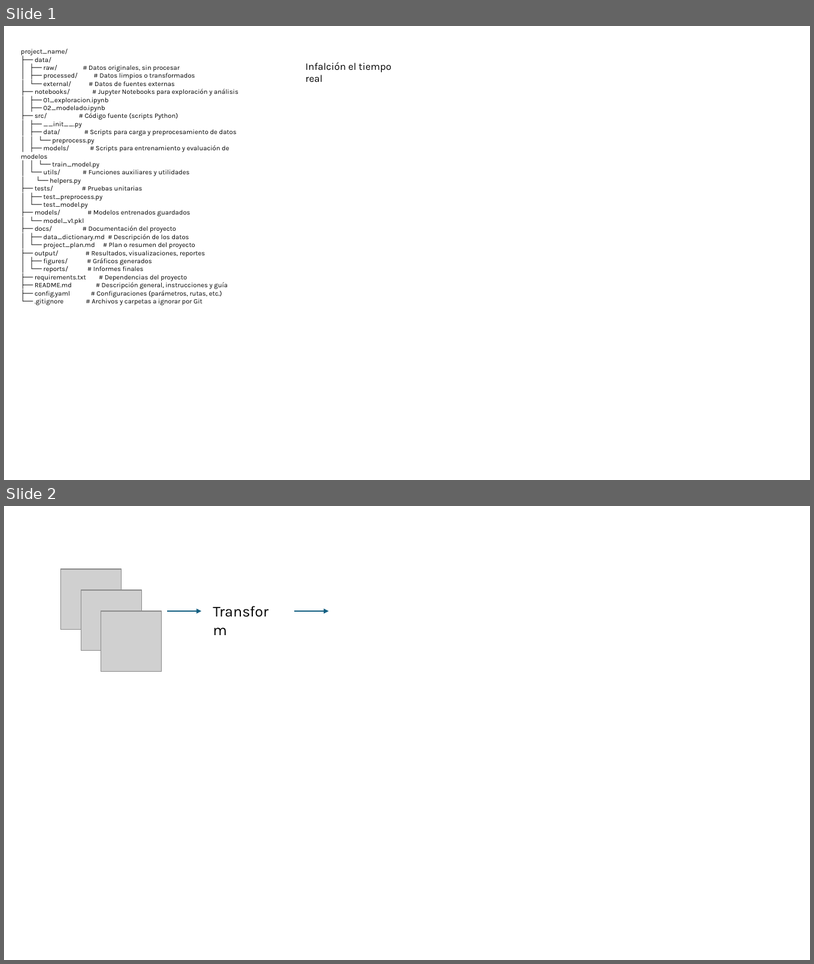
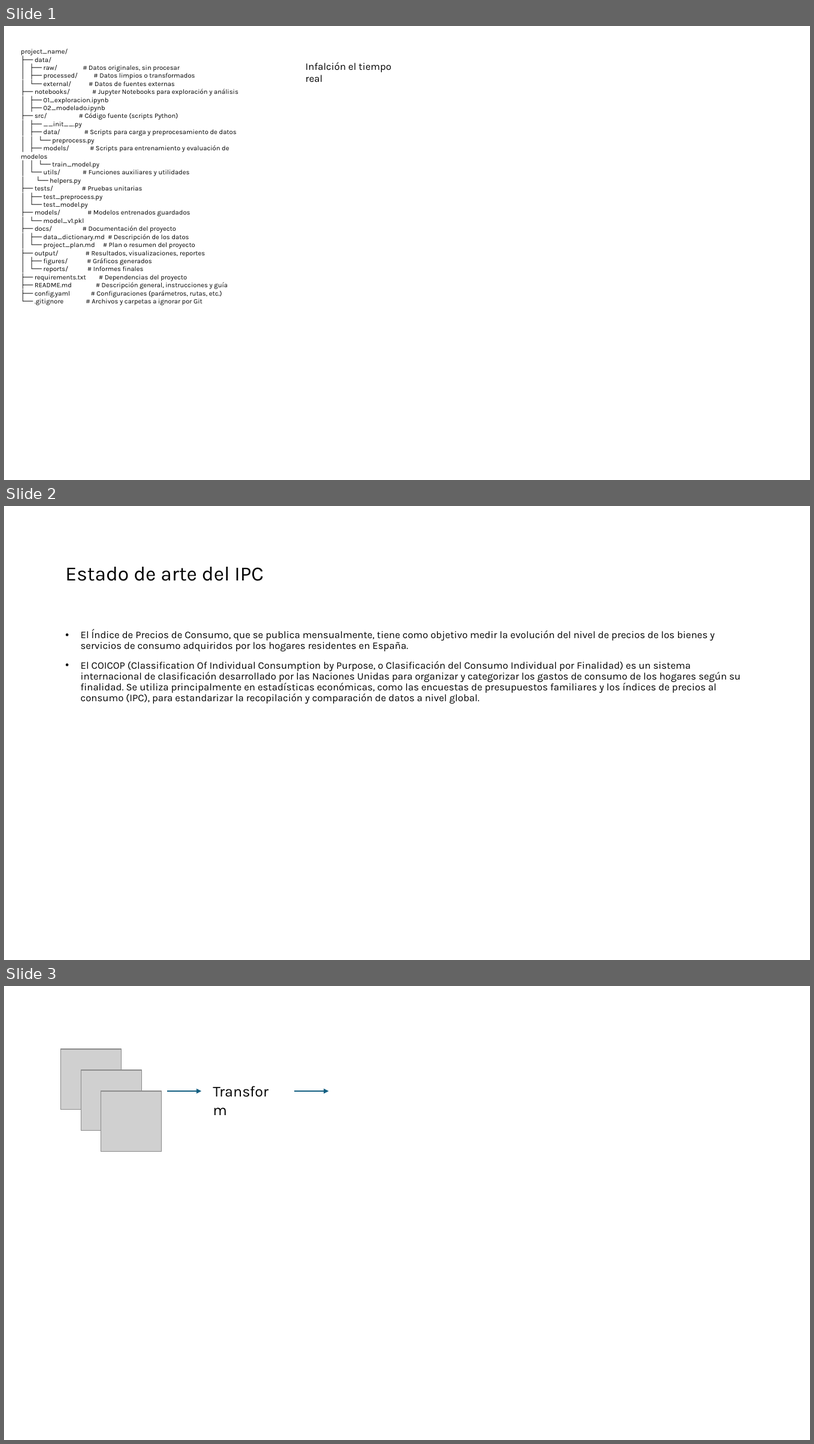
Before and after one commit to IsaacLaaouaj/Inflation_rate_in_real_time, a slide deck: docs/workflow.pptx. Shown one above the other, each under a label of ours: slides 1 and 2 before the commit, slides 1, 2 and 3 after it. The pictures are 814x964 and 814x1444 pixels, drawn with LibreOffice and Linux fonts; fonts in the diff are those of the drawing; grey boxes stand for pictures. Boxes give left, top, right and bottom in pixels: in the first picture for what was removed or moved away, otherwise in the second. Text is boxed around its words. In the diff, an @@ line names an element or a change of style, - is before the commit and + after.

```diff
--- a/docs/workflow.pptx
+++ b/docs/workflow.pptx
@@ slide 2 added at <box>4,506,810,960</box>, background #FFFFFF @@
@@ title added at <box>65,567,264,581</box>, 24 pt, text #000000 @@
+Estado de arte del IPC
@@ text added at <box>81,630,741,703</box>, 12 pt, text #000000 @@
+• El Índice de Precios de Consumo, que se publica mensualmente, tiene como objetivo medir la evolución del nivel de precios de los bienes y servicios de consumo adquiridos por los hogares residentes en España.
+• El COICOP (Classification Of Individual Consumption by Purpose, o Clasificación del Consumo Individual por Finalidad) es un sistema internacional de clasificación desarrollado por las Naciones Unidas para organizar y categorizar los gastos de consumo de los hogares según su finalidad. Se utiliza principalmente en estadísticas económicas, como las encuestas de presupuestos familiares y los índices de precios al consumo (IPC), para estandarizar la recopilación y comparación de datos a nivel global.
@@ what was slide 2 is now slide 3 @@
```
Also in this commit, not shown: 6 other files.
